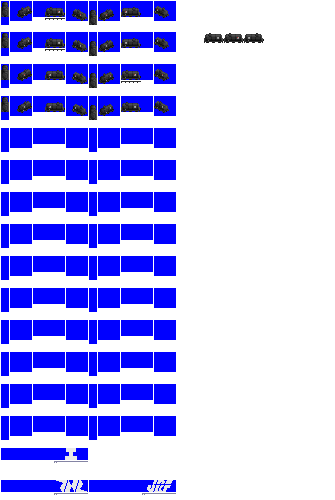
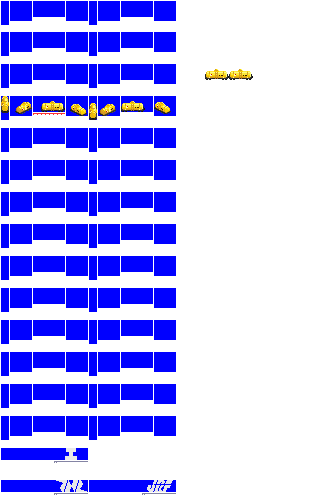
Two versions of the same layered image (335x500). Layer-by-layer changes:
hid "tasa 500", painted on it over [1, 2, 264, 120]
showed "taki5450", painted on it over [1, 69, 253, 120]
